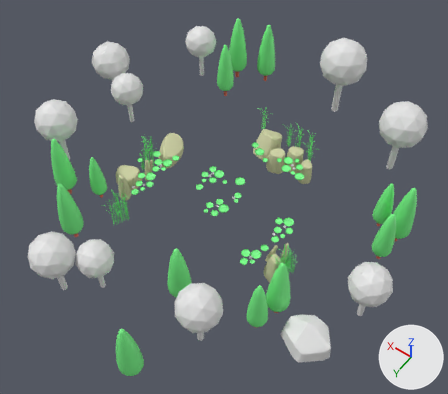
A saved change to the glTF model public/Environment.glb.
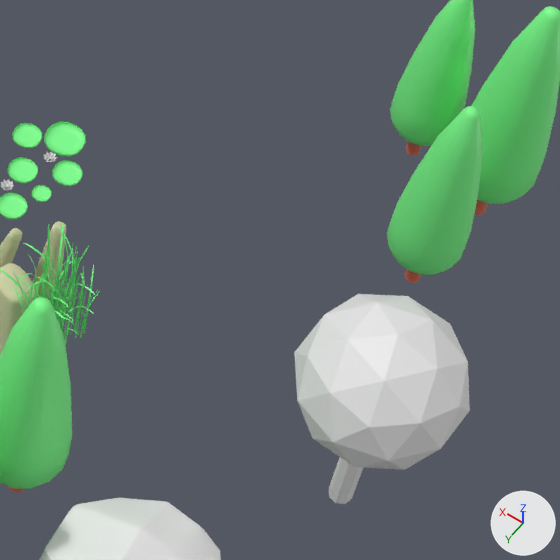
The first picture shows the older version from a 50 mm lens placed at (-21.6, 29.0, 47.1), pointed at (-1.7, 1.2, 3.5). The close-ups show the older and then the newer version on the part from 61% to 93% of the width and 47% to 84% of the height of that picture. Only the edits that show in the close-ups are written down. The lights are fixed; the arrows at lower right show +X, +Y and +Z. Where no turn or scale is listed for an object, it has been applied to the vertices.

In view in the first close-up: 'BirchTree.003', 'LotusLeaves.031', 'PineTree.005', 'PineTree.006', 'PineTree.007', 'PineTree.008', 'StoneSharp.001', 'StoneTall.004', 'StoneTall.005' and 15 more.
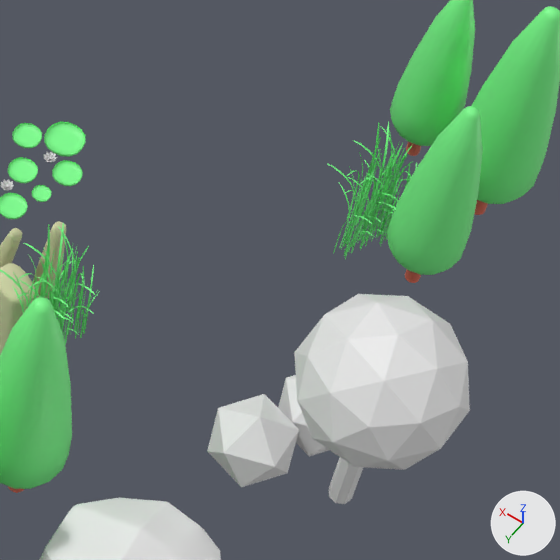
Edits to the scene script, one JSON object a line:
```json
{"op": "add", "block": "me_icosphere_051", "code": ["me_icosphere_051 = bpy.data.meshes.new('Icosphere.051')", "me_icosphere_051.from_pydata(...)  # an icosphere of 20 faces spanning x -0.89..0.89, y -0.85..0.85, z -1.0..1.0"]}
{"op": "add", "block": "ob_bushes_013", "code": ["ob_bushes_013 = bpy.data.objects.new('bushes.013', me_icosphere_051)", "ob_bushes_013.location = (-14.79, 3.81, 2.41)"]}
{"op": "add", "block": "ob_bushes_012", "code": ["ob_bushes_012 = bpy.data.objects.new('bushes.012', me_icosphere_051.copy())", "ob_bushes_012.location = (-15.59, 2.36, 2.41)"]}
{"op": "add", "block": "ob_tallgrass_031", "code": ["ob_tallgrass_031 = bpy.data.objects.new('TallGrass.031', me_mesh_084.copy())  # the mesh of ob_tallgrass_023", "ob_tallgrass_031.location = (-14.42, -3.24, 0.98)"]}
{"op": "add", "block": "ob_tallgrass_030", "code": ["ob_tallgrass_030 = bpy.data.objects.new('TallGrass.030', me_mesh_083.copy())  # the mesh of ob_tallgrass_022", "ob_tallgrass_030.location = (-14.08, -3.01, 0.78)"]}
{"op": "add", "block": "ob_tallgrass_029", "code": ["ob_tallgrass_029 = bpy.data.objects.new('TallGrass.029', me_mesh_082.copy())  # the mesh of ob_tallgrass_021", "ob_tallgrass_029.location = (-14.09, -3.51, 0.76)"]}
{"op": "add", "block": "ob_tallgrass_028", "code": ["ob_tallgrass_028 = bpy.data.objects.new('TallGrass.028', me_mesh_081.copy())  # the mesh of ob_tallgrass_020", "ob_tallgrass_028.location = (-13.72, -3.55, 0.76)"]}
{"op": "add", "block": "ob_tallgrass_027", "code": ["ob_tallgrass_027 = bpy.data.objects.new('TallGrass.027', me_mesh_080.copy())  # the mesh of ob_tallgrass_019", "ob_tallgrass_027.location = (-13.88, -2.66, 0.76)"]}
{"op": "add", "block": "ob_tallgrass_026", "code": ["ob_tallgrass_026 = bpy.data.objects.new('TallGrass.026', me_mesh_079.copy())  # the mesh of ob_tallgrass_018", "ob_tallgrass_026.location = (-14.54, -3.71, 0.76)"]}
{"op": "add", "block": "ob_tallgrass_025", "code": ["ob_tallgrass_025 = bpy.data.objects.new('TallGrass.025', me_mesh_078.copy())  # the mesh of ob_tallgrass_017", "ob_tallgrass_025.location = (-14.01, -4.18, 0.76)"]}
```

Boxes [x1, y1, x2, y2] around the edits, measured in the close-ups (560 x 560 px):
```json
{"object": "bushes.013", "change": "added", "after": [207, 394, 299, 488]}
{"object": "bushes.012", "change": "added", "after": [278, 375, 329, 456]}
{"object": "TallGrass.027", "change": "added", "after": [327, 164, 397, 259]}
{"object": "TallGrass.028", "change": "added", "after": [345, 121, 397, 225]}
{"object": "TallGrass.029", "change": "added", "after": [352, 140, 413, 239]}
{"object": "TallGrass.030", "change": "added", "after": [348, 177, 392, 251], "on screen": "green"}
{"object": "TallGrass.031", "change": "added", "after": [368, 174, 403, 246], "on screen": "green"}
{"object": "TallGrass.025", "change": "added", "after": [381, 126, 413, 211]}
{"object": "TallGrass.026", "change": "added", "after": [387, 162, 417, 225]}
```
